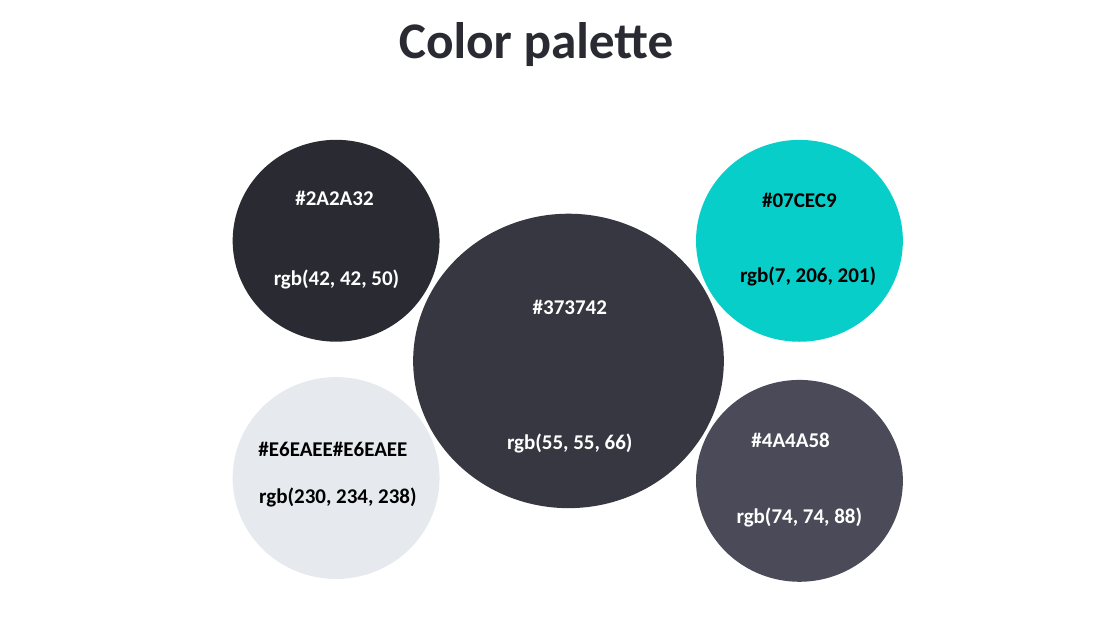
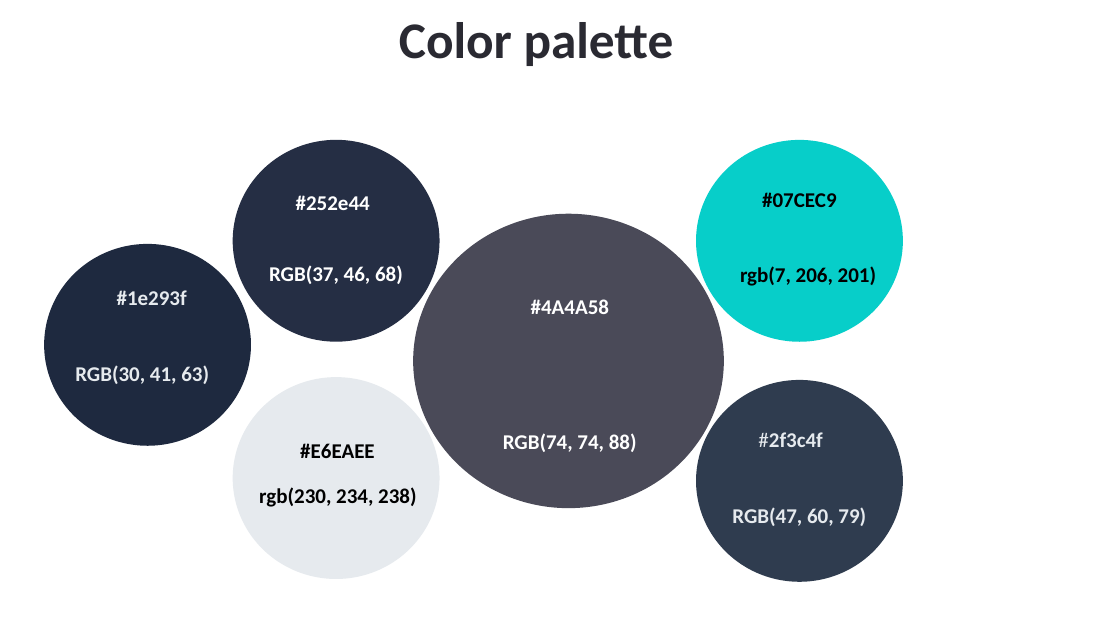
Before and after one commit to Fortuno-tech/Software, a slide deck: slide 27 of UI-model/UI design Fortico.pptx. Drawn at 1120x630 pixels with LibreOffice and Linux fonts; fonts in the diff are those of the drawing. Boxes give left, top, right and bottom in pixels: in the first picture for what was removed or moved away, otherwise in the second. Text is boxed around its words. In the diff, an @@ line names an element or a change of style, - is before the commit and + after.

```diff
--- a/UI-model/UI design Fortico.pptx
+++ b/UI-model/UI design Fortico.pptx
@@ ellipse at [233,140,439,342]: fill #2A2A32 to #252E44 @@
@@ text at [296,195,370,210]: text changed @@
-#2A2A32
+#252e44
@@ ellipse at [413,213,724,507]: fill #373742 to #4A4A58 @@
@@ ellipse added at [45,244,251,445], fill #1E293F @@
@@ text at [269,265,403,284]: text changed @@
-rgb(42, 42, 50)
+RGB(37, 46, 68)
@@ text added at [117,290,187,305], 18 pt, text #E6EAEE, bold @@
+#1e293f
@@ text at [531,299,609,314]: text changed @@
-#373742
+#4A4A58
@@ text added at [75,365,209,384], 18 pt, text #E6EAEE, bold @@
+RGB(30, 41, 63)
@@ ellipse at [697,380,903,581]: fill #4A4A58 to #2F3C4F @@
@@ text at [300,443,374,458]: text changed @@
-#E6EAEE#E6EAEE
+#E6EAEE
@@ text at [503,433,637,452]: text changed @@
-rgb(55, 55, 66)
+RGB(74, 74, 88)
@@ text at [758,432,822,447]: text changed; text colour #FFFFFF to #E6EAEE @@
-#4A4A58
+#2f3c4f
@@ text at [732,507,866,526]: text changed; text colour #FFFFFF to #E6EAEE @@
-rgb(74, 74, 88)
+RGB(47, 60, 79)
```
Also in this commit, not shown: 25 other slides changed, 4 other files.
